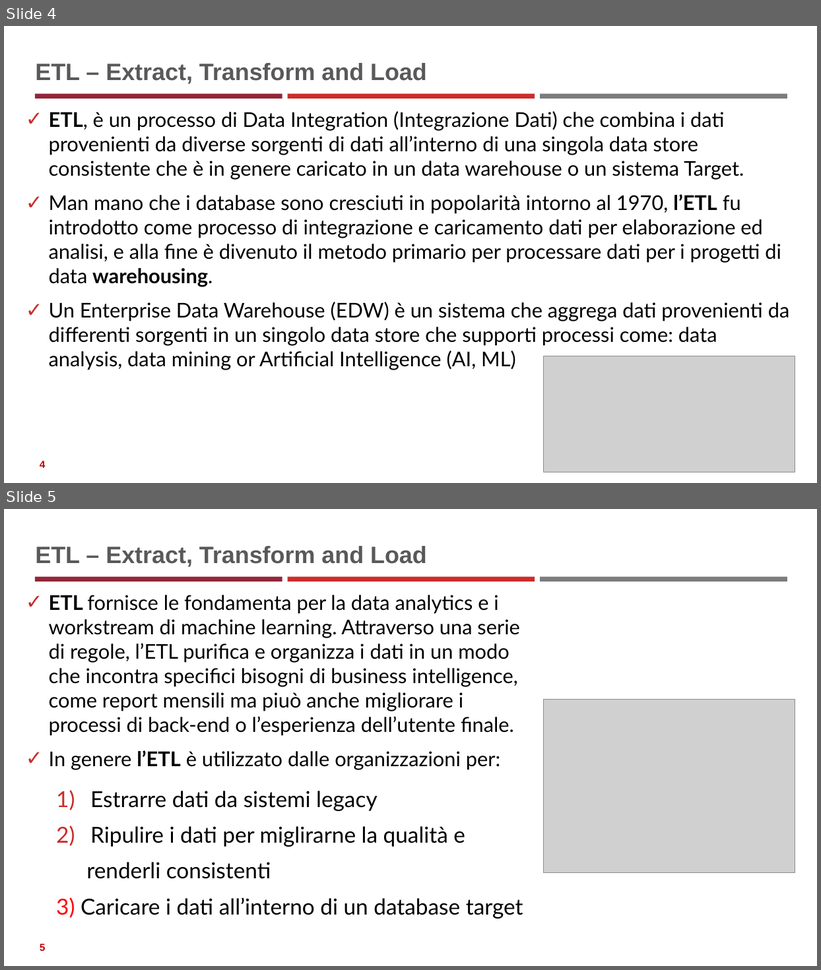
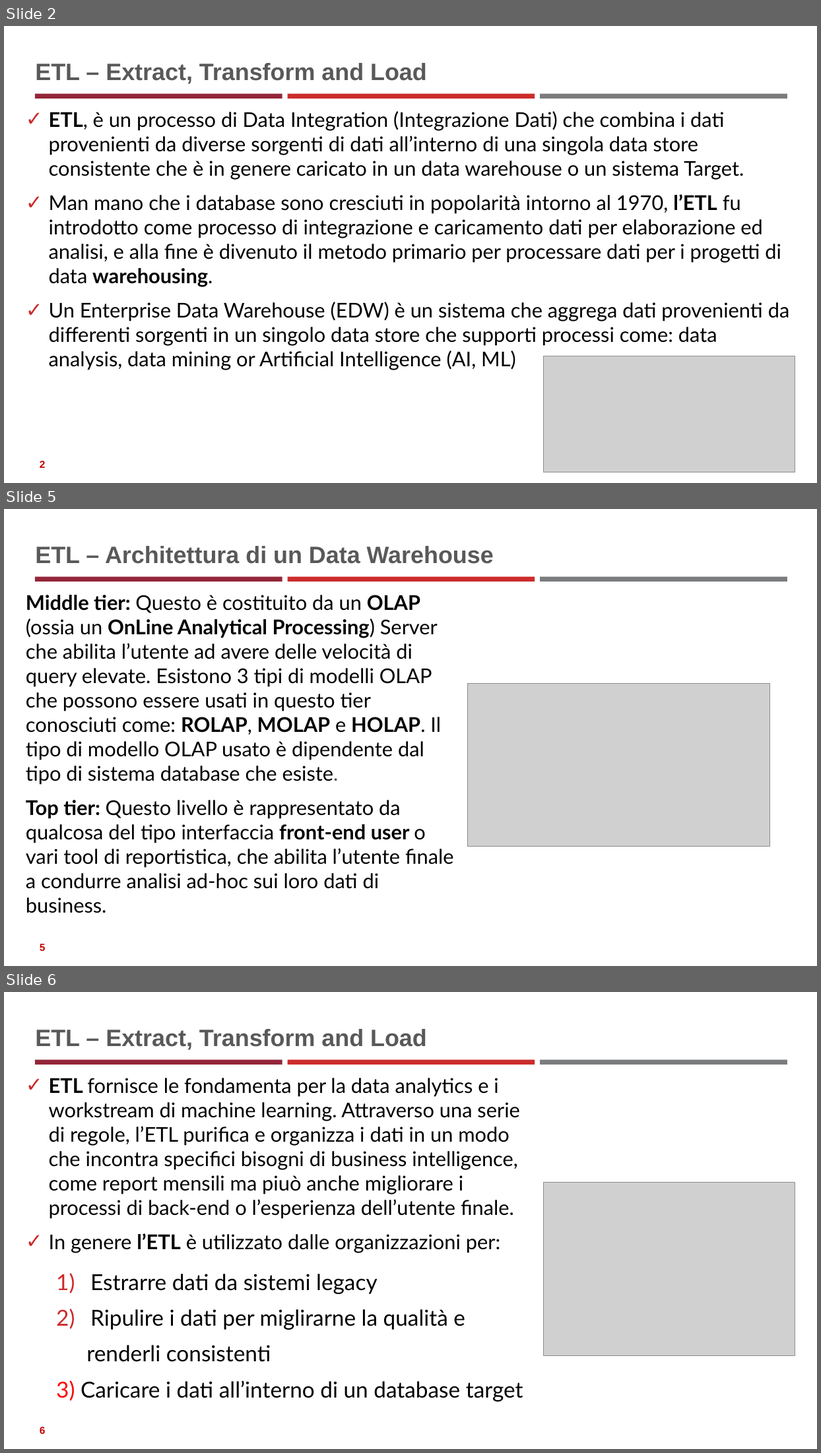
Before and after one commit to neural1977/data_science_interview_material, a slide deck: Data_Science_ita.pptx. Shown one above the other, each under a label of ours: slides 4 and 5 before the commit, slides 2, 5 and 6 after it; the slides between them are not shown. The pictures are 821x970 and 821x1453 pixels, drawn with LibreOffice and Linux fonts; fonts in the diff are those of the drawing; grey boxes stand for pictures. Boxes give left, top, right and bottom in pixels: in the first picture for what was removed or moved away, otherwise in the second. Text is boxed around its words. In the diff, an @@ line names an element or a change of style, - is before the commit and + after.

```diff
--- a/Data_Science_ita.pptx
+++ b/Data_Science_ita.pptx
@@ slide 5 added at (4,509,817,966), background #FFFFFF; not listed: 3 template elements that a slide beside it also shows @@
@@ title added at (35,546,494,564), 28 pt, text #595959, bold @@
+ETL – Architettura di un Data Warehouse
@@ text added at (26,595,454,889), 24 pt, text #000000 @@
+Middle tier: Questo è costituito da un OLAP (ossia un OnLine Analytical Processing) Server che abilita l’utente ad avere delle velocità di query elevate. Esistono 3 tipi di modelli OLAP che possono essere usati in questo tier conosciuti come: ROLAP, MOLAP e HOLAP. Il tipo di modello OLAP usato è dipendente dal tipo di sistema database che esiste.
+Top tier: Questo livello è rappresentato da qualcosa del tipo interfaccia front-end user o vari tool di reportistica, che abilita l’utente finale a condurre analisi ad-hoc sui loro dati di business.
@@ picture added at (467,683,770,847) @@
@@ page number added at (40,944,46,951), 12 pt, text #C00000, bold @@
+5
@@ what was slide 4 is now slide 2 @@
@@ page number at (40,461,46,468): text changed @@
-4
+2
@@ what was slide 5 is now slide 6 @@
```
Also in this commit, not shown: 2 slides changed, 4 other slides added, 2 slides removed, 5 other files.
